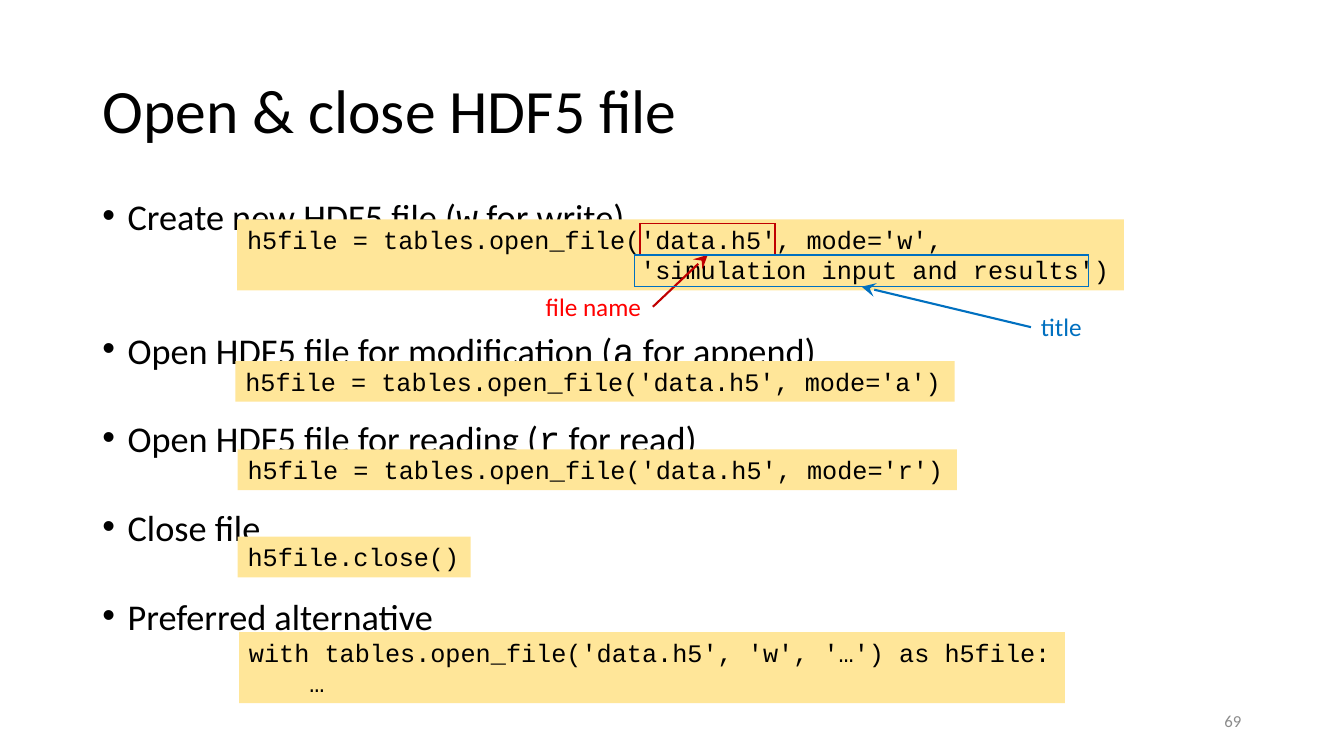
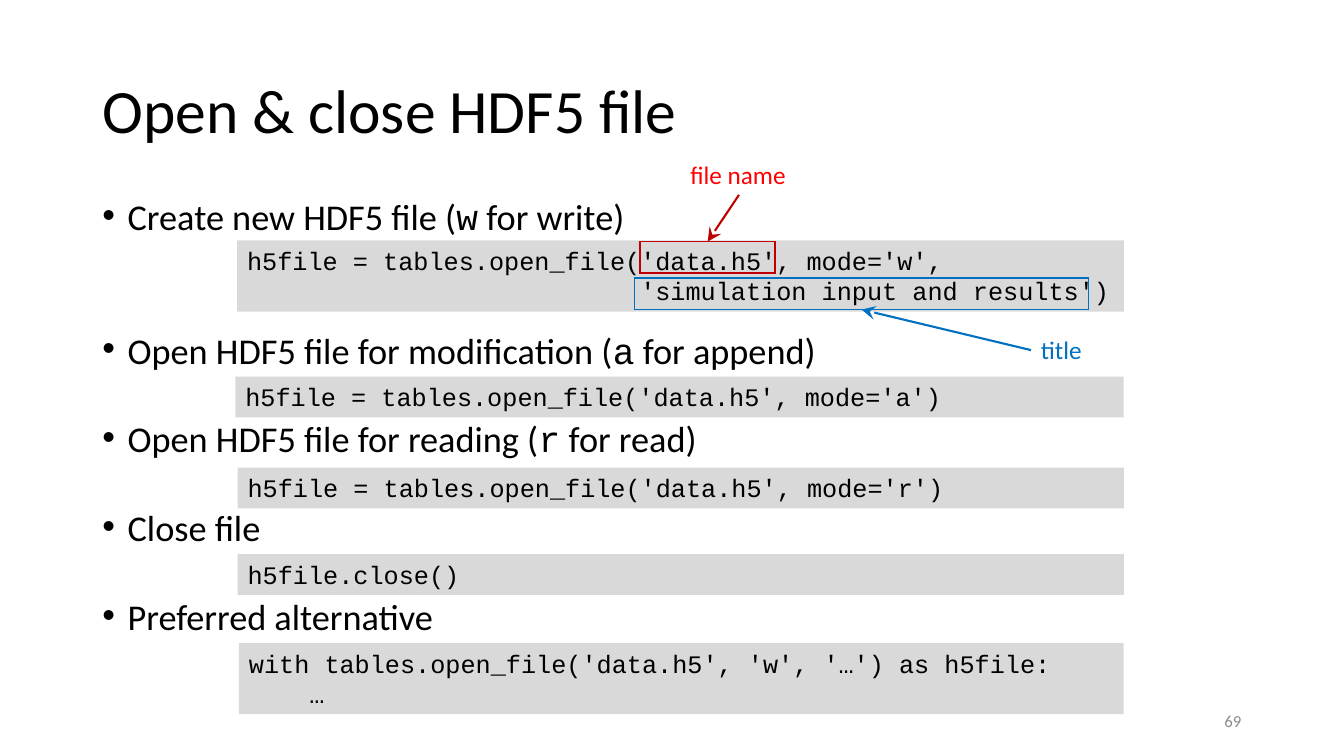
Before and after one commit to gjbex/Scientific-Python, a slide deck: slide 69 of scientific_python.pptx. Drawn at 1344x756 pixels with LibreOffice and Linux fonts; fonts in the diff are those of the drawing. Boxes give left, top, right and bottom in pixels: in the first picture for what was removed or moved away, otherwise in the second. Text is boxed around its words. In the diff, an @@ line names an element or a change of style, - is before the commit and + after.

Commit message:
Fix formatting HDF5 section

```diff
--- a/scientific_python.pptx
+++ b/scientific_python.pptx
@@ text "file name": place and size @@
-text "file name" at [546, 298, 641, 317]
+text "file name" at [690, 166, 786, 184]
@@ arrow moved from (653, 307) - (708, 255) to (739, 195) - (708, 242) @@
@@ rectangle "h5file = tables.open_file('data.h5', mode='w', 'simulation ...": place and size @@
-rectangle "h5file = tables.open_file('data.h5', mode='w', 'simulation ..." at [237, 220, 1124, 291]
+rectangle "h5file = tables.open_file('data.h5', mode='w', 'simulation ..." at [237, 240, 1124, 312]
@@ rectangle: place and size @@
-rectangle at [640, 223, 775, 254]
+rectangle at [640, 242, 775, 273]
@@ 1 text, 1 rectangle, 1 arrow: place and size @@
-1 text, 1 rectangle, 1 arrow at [635, 255, 1089, 336]
+1 text, 1 rectangle, 1 arrow at [635, 278, 1089, 359]
@@ rectangle "h5file = tables.open_file('data.h5', mode='a')": place and size @@
-rectangle "h5file = tables.open_file('data.h5', mode='a')" at [236, 361, 956, 401]
+rectangle "h5file = tables.open_file('data.h5', mode='a')" at [236, 377, 1124, 417]
@@ rectangle "h5file = tables.open_file('data.h5', mode='r')": place and size @@
-rectangle "h5file = tables.open_file('data.h5', mode='r')" at [238, 450, 958, 490]
+rectangle "h5file = tables.open_file('data.h5', mode='r')" at [238, 468, 1124, 508]
@@ fill #FFE699 to #D9D9D9 in 5 elements at [237, 240, 1124, 312], [239, 643, 1124, 715], [236, 377, 1124, 417], [238, 468, 1124, 508], [238, 555, 1124, 595] @@
@@ rectangle "h5file.close()": place and size @@
-rectangle "h5file.close()" at [238, 536, 471, 577]
+rectangle "h5file.close()" at [238, 555, 1124, 595]
@@ rectangle "with tables.open_file('data.h5', 'w', '…') as ...": place and size @@
-rectangle "with tables.open_file('data.h5', 'w', '…') as ..." at [239, 632, 1065, 704]
+rectangle "with tables.open_file('data.h5', 'w', '…') as ..." at [239, 643, 1124, 715]
```
Also in this commit, not shown: 13 other slides changed.
